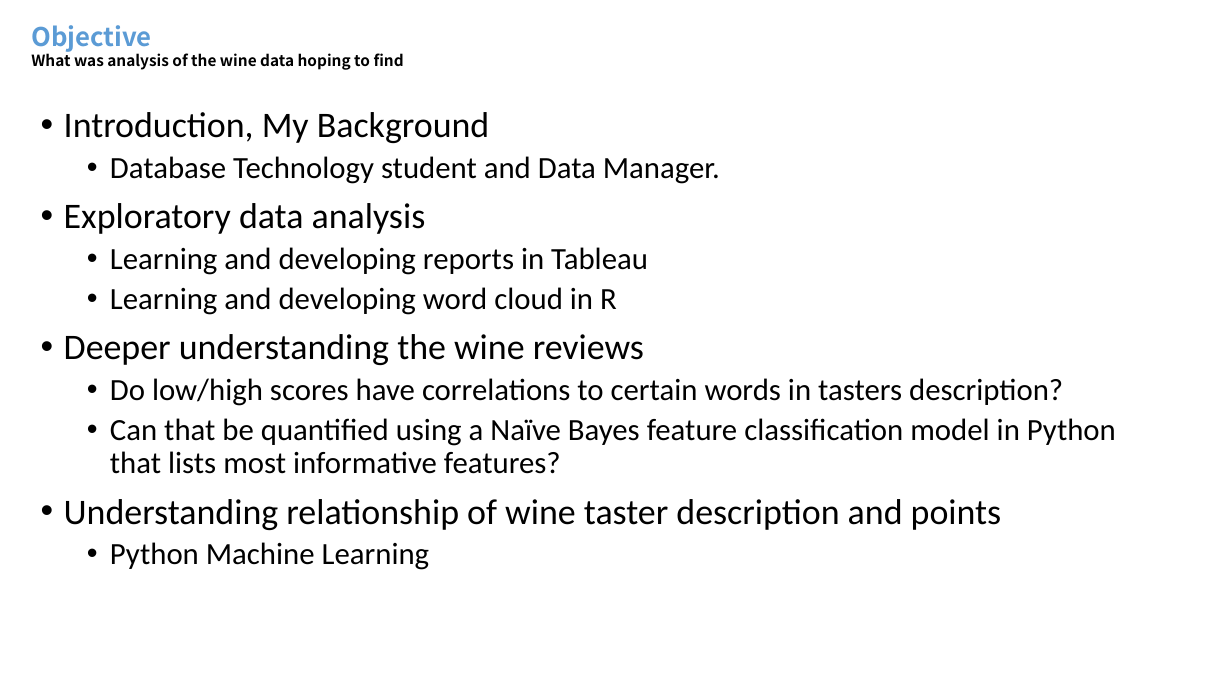
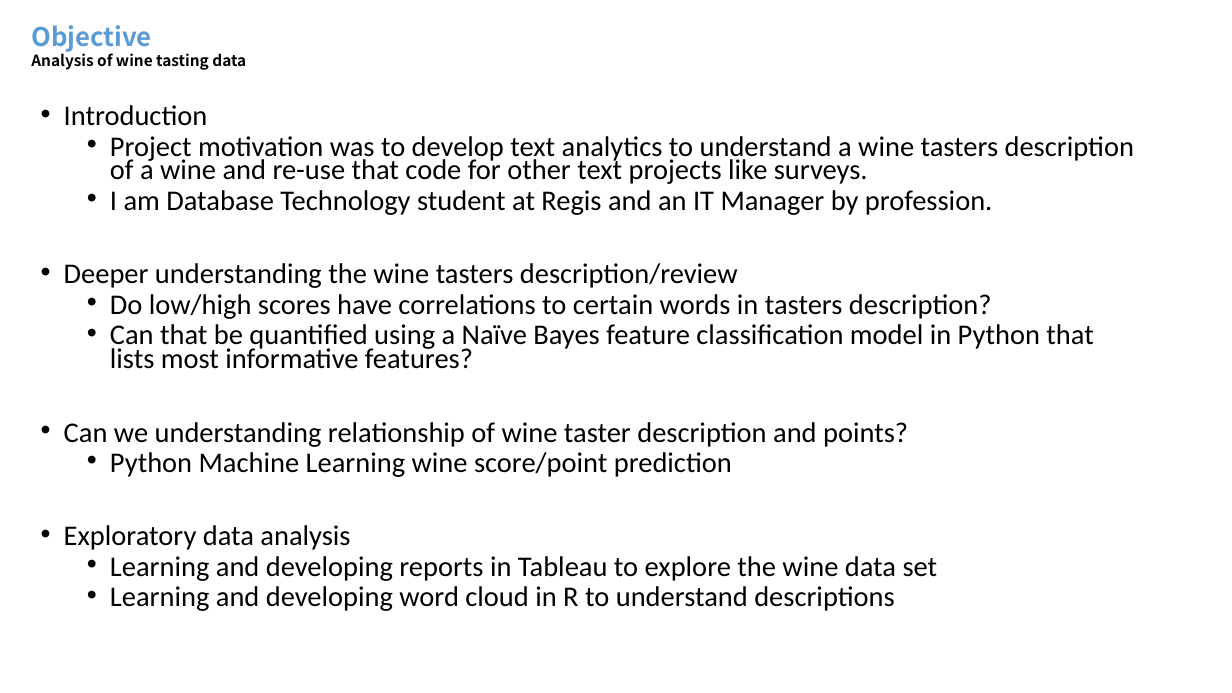
Before and after one commit to mdegrado/Wine-reviews-analysis-and-visualization, a slide deck: slide 2 of winereviews/Wine Reviews Analysis and Visualization.pptx. Drawn at 1232x693 pixels with LibreOffice and Linux fonts; fonts in the diff are those of the drawing. Boxes give left, top, right and bottom in pixels: in the first picture for what was removed or moved away, otherwise in the second. Text is boxed around its words. In the diff, an @@ line names an element or a change of style, - is before the commit and + after.

```diff
--- a/winereviews/Wine Reviews Analysis and Visualization.pptx
+++ b/winereviews/Wine Reviews Analysis and Visualization.pptx
@@ text at (31,25,246,70): text changed @@
-Objective
-What was analysis of the wine data hoping to find
+Objective
+Analysis of wine tasting data
@@ text at (64,105,1134,288): text changed; size 24 to 22.2 pt @@
-• Introduction, My Background
-  • Database Technology student and Data Manager.
-• Exploratory data analysis
-  • Learning and developing reports in Tableau
-  • Learning and developing word cloud in R
-• Deeper understanding the wine reviews
+• Introduction
+  • Project motivation was to develop text analytics to understand a wine tasters description of a wine and re-use that code for other text projects like surveys.
+  • I am Database Technology student at Regis and an IT Manager by profession.
+• Deeper understanding the wine tasters description/review
@@ text at (110,294,1093,369): size 24 to 22.2 pt in "Do low/high scores have correlations to certain ...", "Can that be quantified using a Naïve ..."; line spacing 0.9 to 0.7 @@
@@ text at (64,422,938,611): text changed; size 28 to 22.2 pt @@
-• Understanding relationship of wine taster description and points
-  • Python Machine Learning
+• Can we understanding relationship of wine taster description and points?
+  • Python Machine Learning wine score/point prediction
+• Exploratory data analysis
+  • Learning and developing reports in Tableau to explore the wine data set
+  • Learning and developing word cloud in R to understand descriptions
```
Also in this commit, not shown: 4 other slides changed, 3 slides added.
